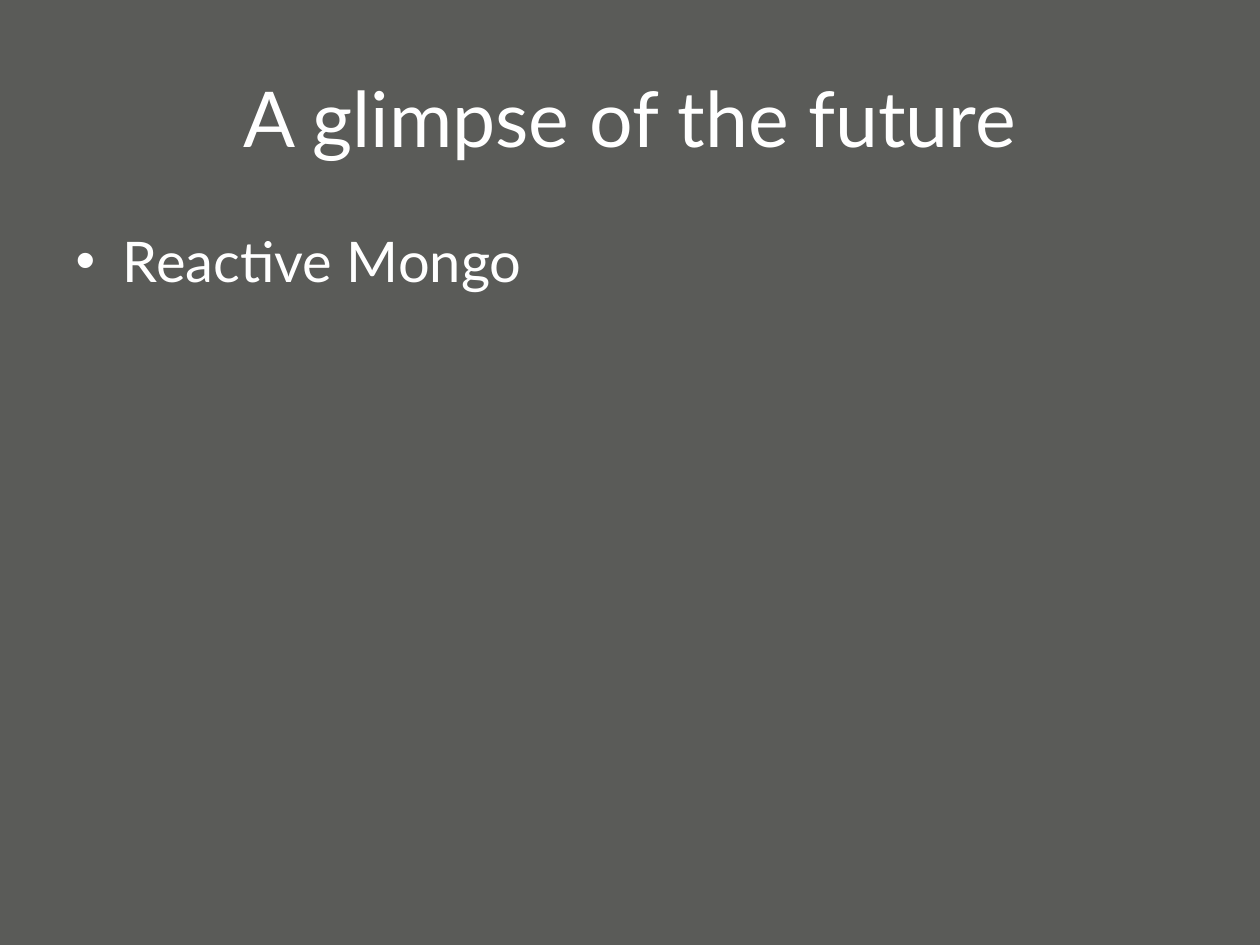
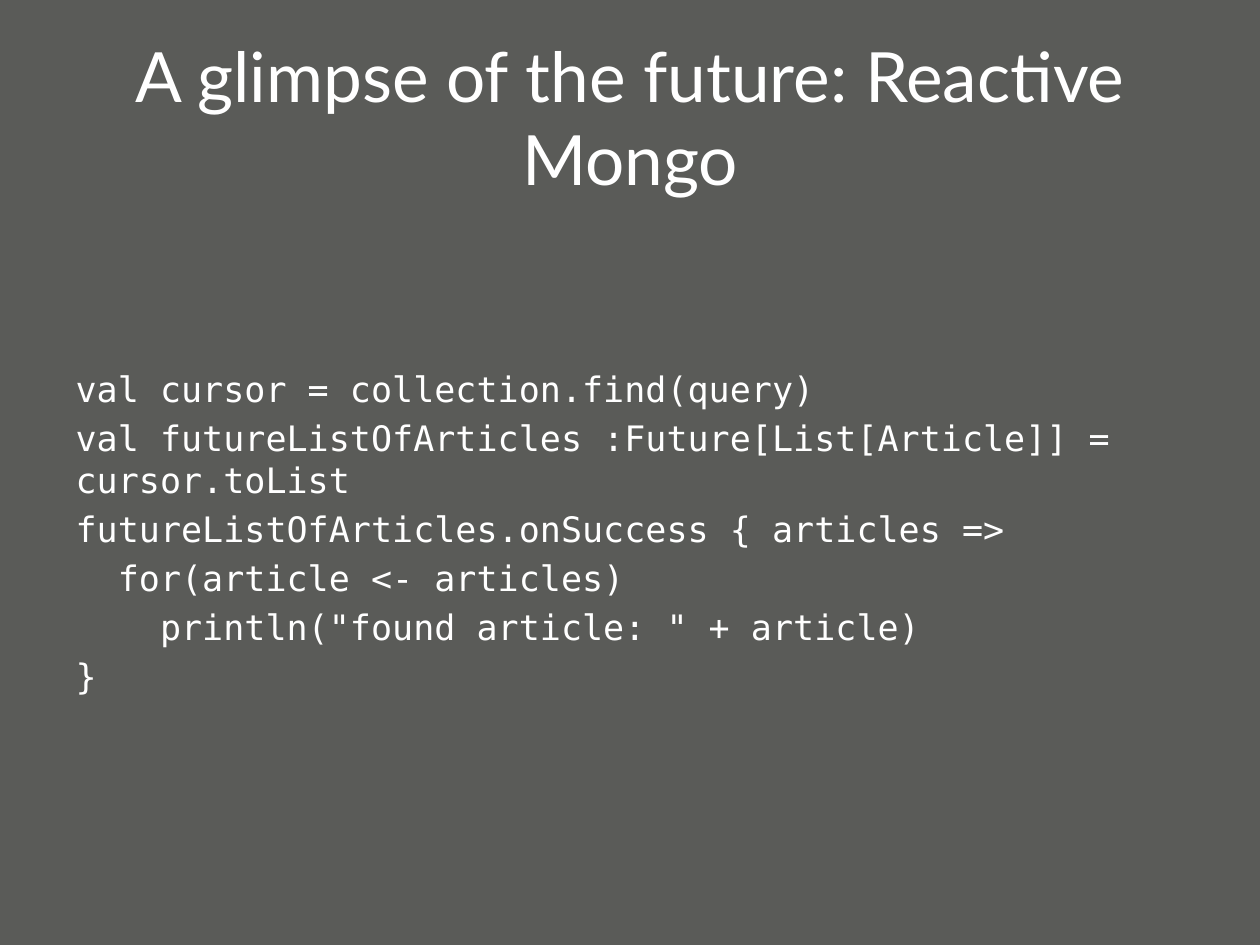
Before and after one commit to oscarrenalias/wjax-2012-play-async-apps, a slide deck: slide 34 of presentation/Asynchronous web apps with Play Framework 2.0.pptx (slide 30 before the commit). Drawn at 1260x945 pixels with LibreOffice and Linux fonts; fonts in the diff are those of the drawing; background and template pictures are left out. Boxes give left, top, right and bottom in pixels: in the first picture for what was removed or moved away, otherwise in the second. Text is boxed around its words. In the diff, an @@ line names an element or a change of style, - is before the commit and + after.

```diff
--- a/presentation/Asynchronous web apps with Play Framework 2.0.pptx
+++ b/presentation/Asynchronous web apps with Play Framework 2.0.pptx
@@ title at <box>135,51,1124,198</box>: text changed; size 44 to 39.6 pt @@
-A glimpse of the future
+A glimpse of the future: Reactive Mongo
@@ text "val cursor = collection.find(query)" at <box>76,375,1067,648</box>: vertical alignment top to middle @@
@@ text at <box>76,375,1067,648</box>: text changed; size 32 to 20 pt; font Lato to DejaVu Sans Mono @@
-• Reactive Mongo
+val cursor = collection.find(query)
+val futureListOfArticles :Future[List[Article]] = cursor.toList
+futureListOfArticles.onSuccess { articles =>
+for(article <- articles)
+println("found article: " + article)
+}
```
Also in this commit, not shown: 4 other slides changed, 5 slides added, 1 slide removed.
